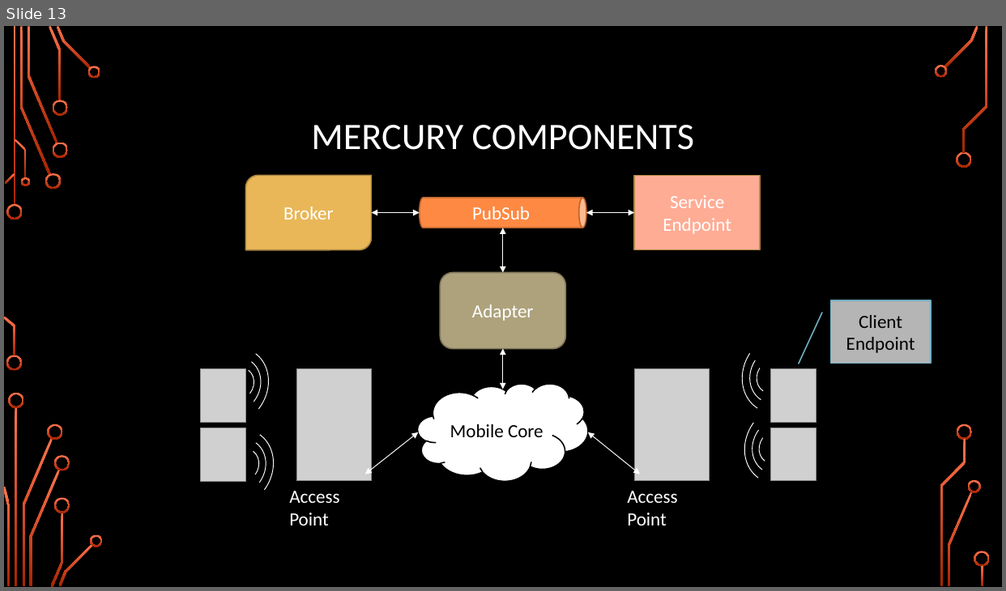
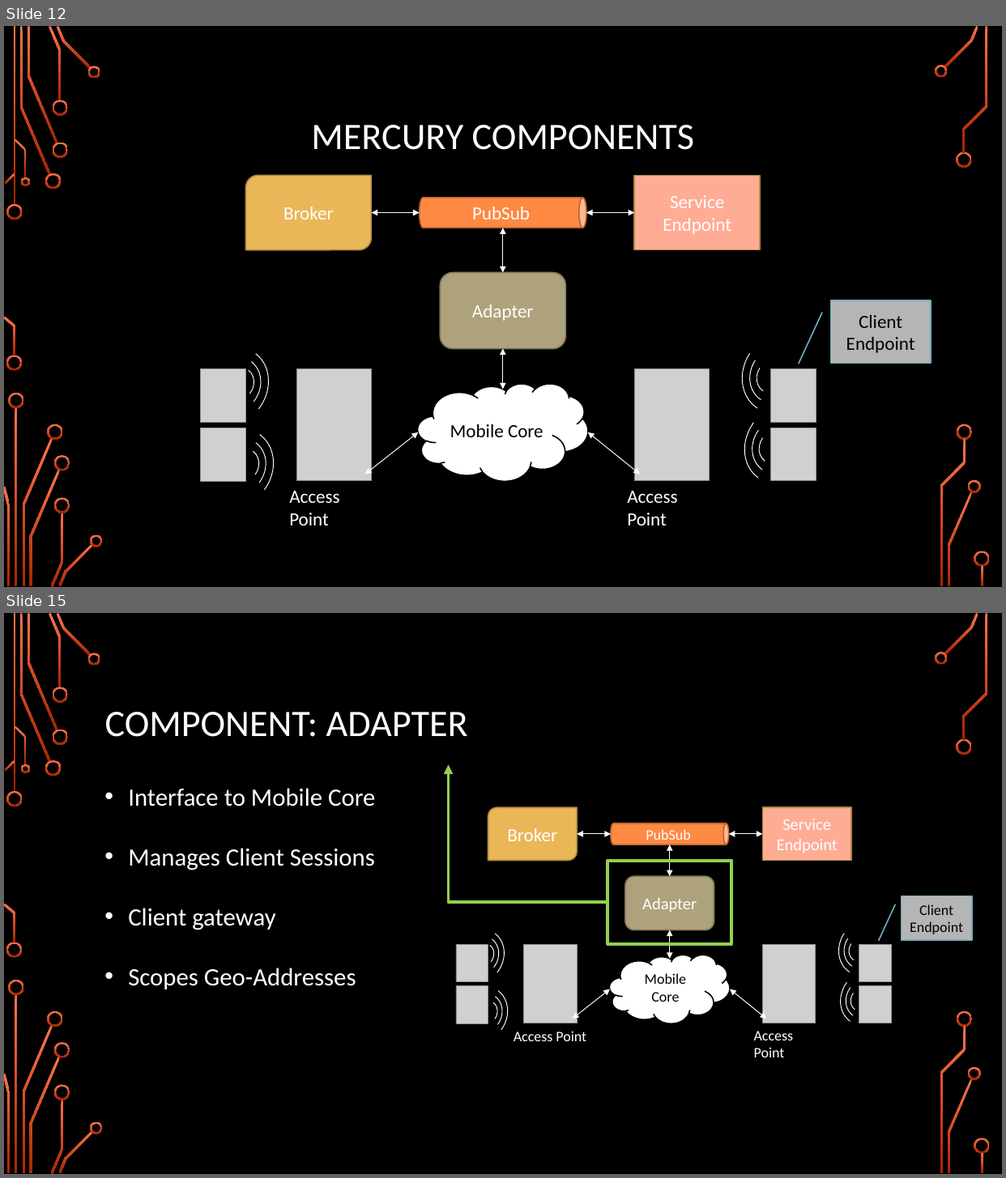
Before and after one commit to TejaKommineni/Mercury, a slide deck: presentation/Mercury-Part1.pptx. Shown one above the other, each under a label of ours: slide 13 before the commit, slides 12 and 15 after it; the slides between them are not shown. The pictures are 1006x591 and 1006x1178 pixels, drawn with LibreOffice and Linux fonts; fonts in the diff are those of the drawing; grey boxes stand for pictures; background and template pictures are left out. Boxes give left, top, right and bottom in pixels: in the first picture for what was removed or moved away, otherwise in the second. Text is boxed around its words. In the diff, an @@ line names an element or a change of style, - is before the commit and + after.

```diff
--- a/presentation/Mercury-Part1.pptx
+++ b/presentation/Mercury-Part1.pptx
@@ slide 15 added at <box>4,613,1002,1174</box>, background picture (left out); not listed: 36 template elements that a slide beside it also shows @@
@@ title added at <box>105,712,468,737</box>, 36 pt, text #FFFFFF @@
+COMPONENT: ADAPTER
@@ elbow arrow added from (608, 903) to (449, 765), #92D050 3 pt @@
@@ text added at <box>128,788,375,990</box>, 24 pt, text #FFFFFF @@
+• Interface to Mobile Core
+• Manages Client Sessions
+• Client gateway
+• Scopes Geo-Addresses
@@ rectangle added at <box>608,861,732,944</box>, outline #92D050 3 pt @@
@@ group added at <box>439,807,972,1058</box>: 12 arc (boxed as its full ellipse)s, 6 pictures, 5 double arrows, 2 texts, 1 round diag rect, 1 cylinder, 1 rounded rectangle, 1 elbow double arrow, 1 rectangle, 1 cloud, 1 border callout @@
+Broker
+PubSub
+Adapter
+Service Endpoint
+Mobile Core
+Access Point
+Access Point
+Client Endpoint
@@ what was slide 13 is now slide 12 @@
```
Also in this commit, not shown: 11 slides changed, 5 other slides added, 4 slides removed.
